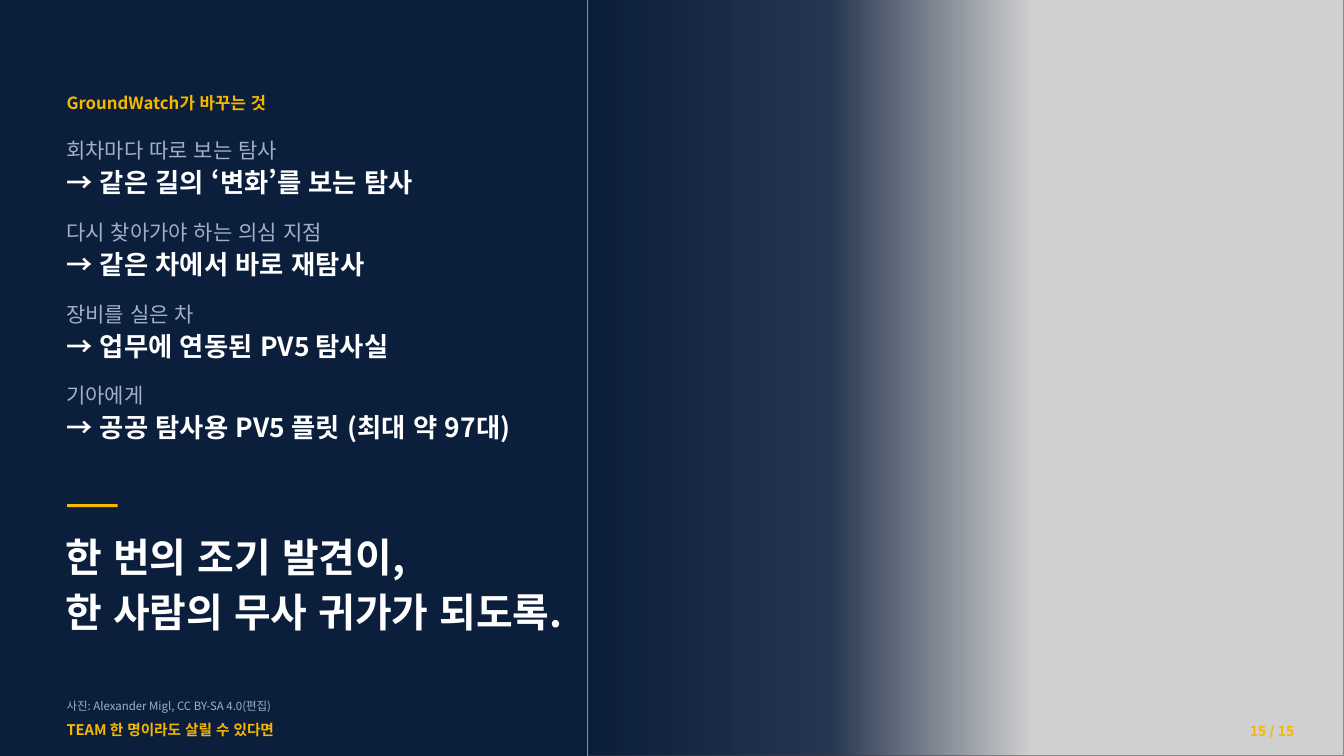
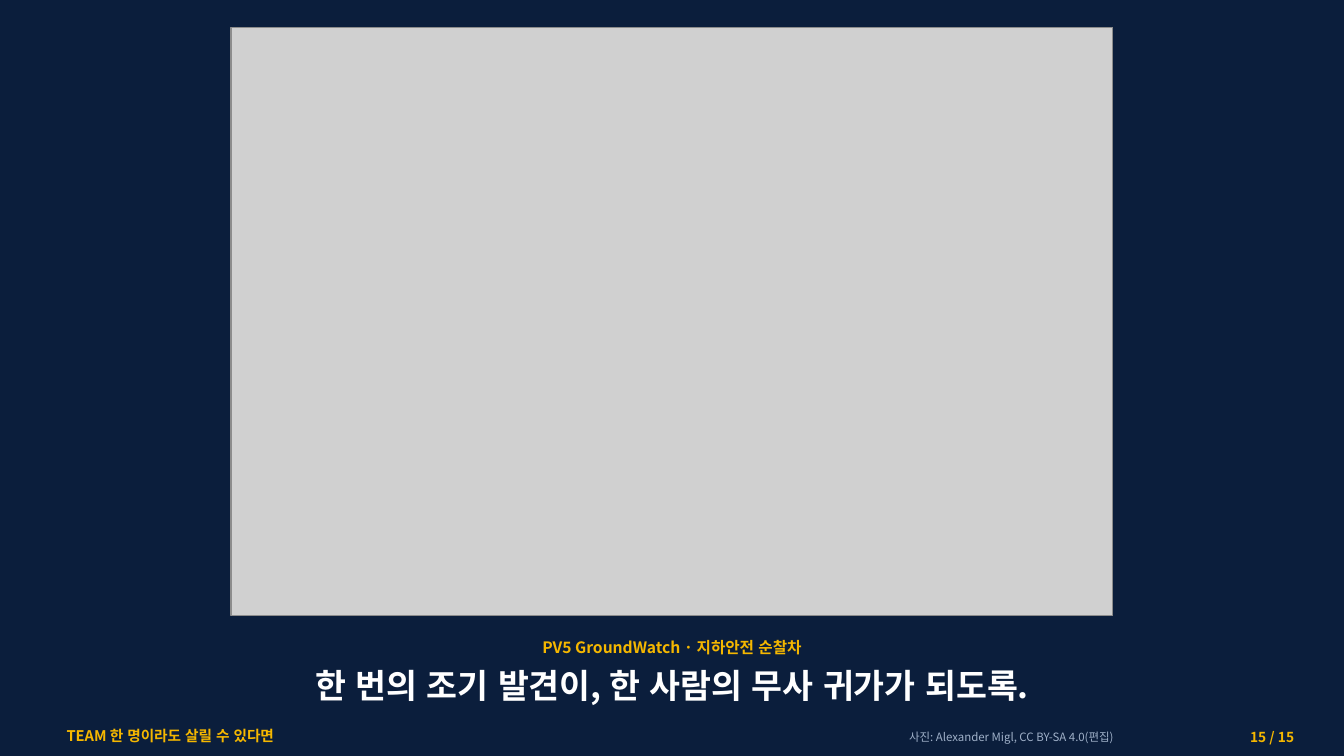
Before and after one commit to woojin-choe/pv5-hose-lab, a slide deck: slide 15 of ppt_all/PV5_GroundWatch_10_23.pptx. Drawn at 1344x756 pixels with LibreOffice and Linux fonts; fonts in the diff are those of the drawing; grey boxes stand for pictures. Boxes give left, top, right and bottom in pixels: in the first picture for what was removed or moved away, otherwise in the second. Text is boxed around its words. In the diff, an @@ line names an element or a change of style, - is before the commit and + after.

```diff
--- a/ppt_all/PV5_GroundWatch_10_23.pptx
+++ b/ppt_all/PV5_GroundWatch_10_23.pptx
@@ picture: place and size @@
-picture at bbox=[588, 0, 1344, 756]
+picture at bbox=[231, 27, 1113, 615]
@@ rectangle removed at bbox=[588, 0, 1029, 756] @@
@@ group removed at bbox=[66, 95, 510, 442]: 9 texts @@
-GroundWatch가 바꾸는 것
-회차마다 따로 보는 탐사
-→ 같은 길의 ‘변화’를 보는 탐사
-다시 찾아가야 하는 의심 지점
-→ 같은 차에서 바로 재탐사
-장비를 실은 차
-→ 업무에 연동된 PV5 탐사실
-기아에게
-→ 공공 탐사용 PV5 플릿 (최대 약 97대)
@@ rectangle removed at bbox=[68, 504, 118, 507] @@
@@ text added at bbox=[542, 640, 801, 655], 11.2 pt, text #F5B700, bold @@
+PV5 GroundWatch · 지하안전 순찰차
@@ text "한 번의 조기 발견이, 한 ...": place and size @@
-text "한 번의 조기 발견이, 한 ..." at bbox=[66, 538, 563, 631]
+text "한 번의 조기 발견이, 한 ..." at bbox=[315, 669, 1029, 705]
@@ text "한 번의 조기 발견이, 한 ..." at bbox=[315, 669, 1029, 705]: size 28.5 to 24 pt; alignment left to centre; line spacing 39pt to 1 @@
@@ text "TEAM 한 명이라도 살릴 수 ...": place and size @@
-text "TEAM 한 명이라도 살릴 수 ..." at bbox=[67, 721, 274, 740]
+text "TEAM 한 명이라도 살릴 수 ..." at bbox=[67, 727, 274, 746]
@@ text "사진: Alexander Migl, CC BY-SA ...": place and size @@
-text "사진: Alexander Migl, CC BY-SA ..." at bbox=[67, 700, 271, 713]
+text "사진: Alexander Migl, CC BY-SA ..." at bbox=[909, 731, 1114, 744]
@@ text "사진: Alexander Migl, CC BY-SA ..." at bbox=[909, 731, 1114, 744]: alignment left to right @@
@@ text "15 / 15": place and size @@
-text "15 / 15" at bbox=[1250, 726, 1294, 736]
+text "15 / 15" at bbox=[1250, 732, 1294, 742]
```
Also in this commit, not shown: 4 other slides changed, 10 other files.
